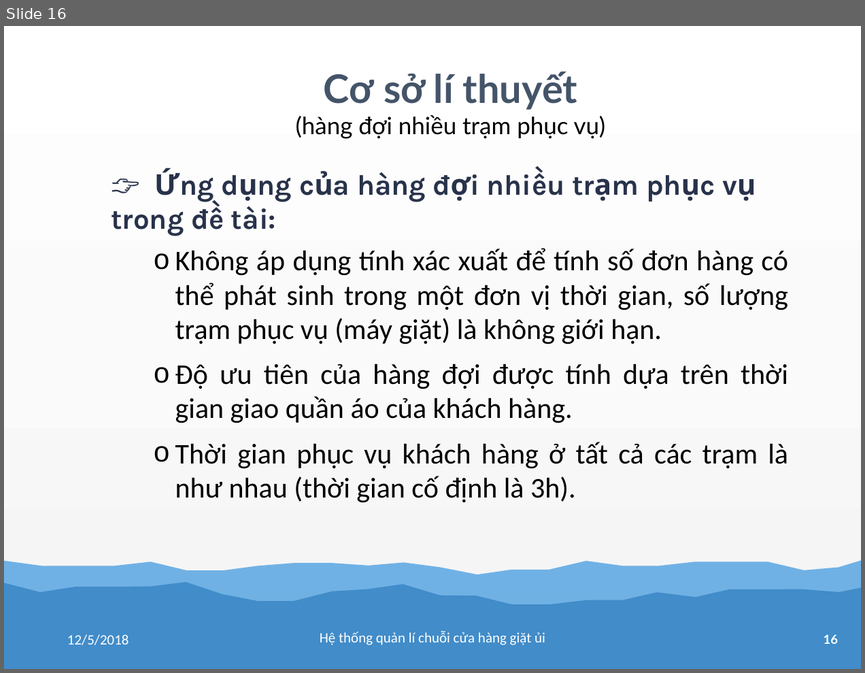
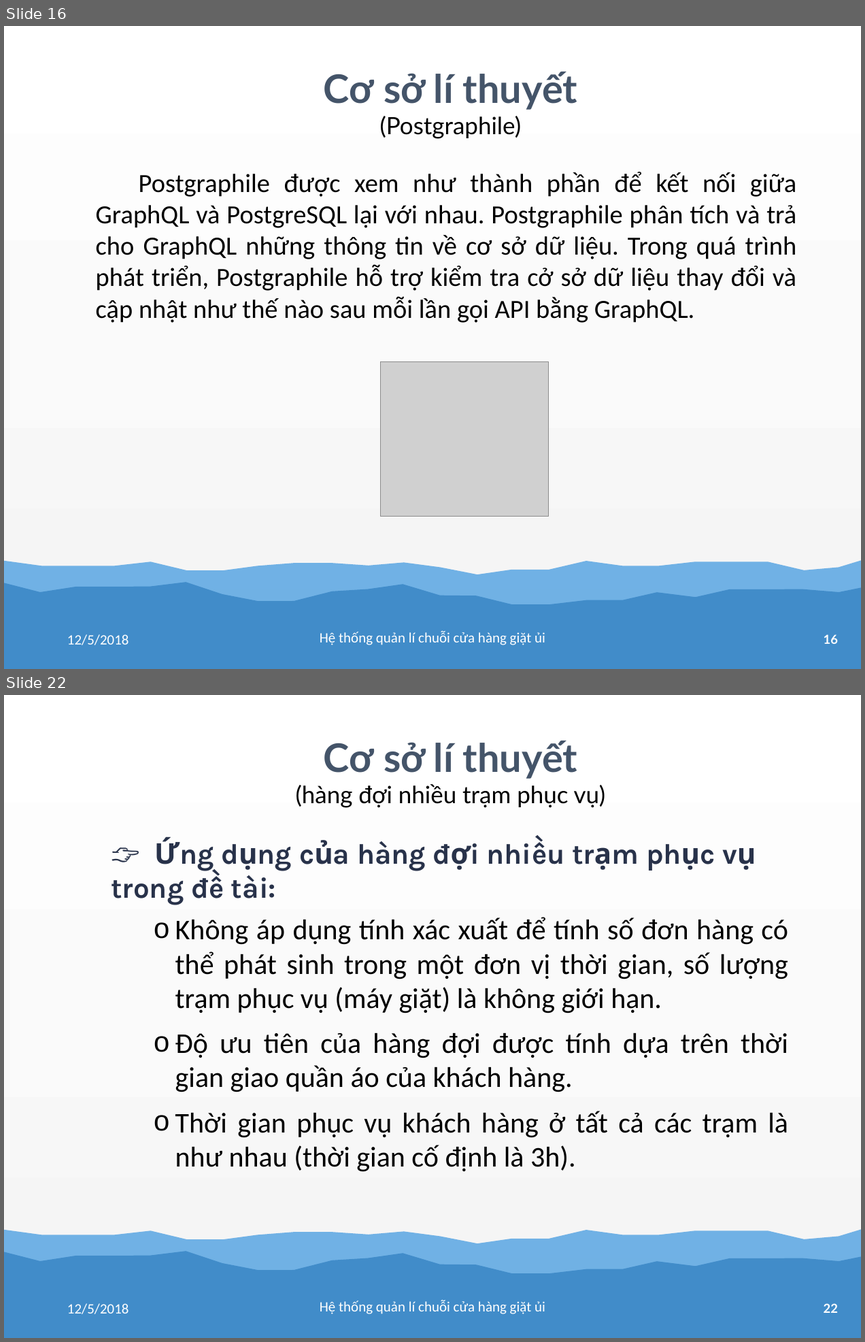
Before and after one commit to tranhoanghuan/Lu-n-v-n, a slide deck: baoCao/bao_cao.pptx. Shown one above the other, each under a label of ours: slide 16 before the commit, slides 16 and 22 after it; the slides between them are not shown. The pictures are 865x673 and 865x1342 pixels, drawn with LibreOffice and Linux fonts; fonts in the diff are those of the drawing; grey boxes stand for pictures. Boxes give left, top, right and bottom in pixels: in the first picture for what was removed or moved away, otherwise in the second. Text is boxed around its words. In the diff, an @@ line names an element or a change of style, - is before the commit and + after.

```diff
--- a/baoCao/bao_cao.pptx
+++ b/baoCao/bao_cao.pptx
@@ slide 16 added at [4,26,861,669], background gradient #FFFFFF to #FBFBFB to #F2F2F2; not listed: 3 template elements that a slide beside it also shows @@
@@ text added at [324,72,577,139], 40 pt, text #000000 @@
+Cơ sở lí thuyết
+(Postgraphile)
@@ text added at [96,172,797,322], 44 pt, text #000000 @@
+Postgraphile được xem như thành phần để kết nối giữa GraphQL và PostgreSQL lại với nhau. Postgraphile phân tích và trả cho GraphQL những thông tin về cơ sở dữ liệu. Trong quá trình phát triển, Postgraphile hỗ trợ kiểm tra cở sở dữ liệu thay đổi và cập nhật như thế nào sau mỗi lần gọi API bằng GraphQL.
@@ picture added at [380,361,548,516] @@
@@ text added at [67,634,129,645], 24 pt, text #FFFFFF @@
+12/5/2018
@@ text added at [320,631,545,645], 24 pt, text #FFFFFF @@
+Hệ thống quản lí chuỗi cửa hàng giặt ủi
@@ what was slide 16 is now slide 22 @@
@@ page number at [823,1303,838,1312]: text changed @@
-16
+22
```
Also in this commit, not shown: 2 slides changed, 6 other slides added.
